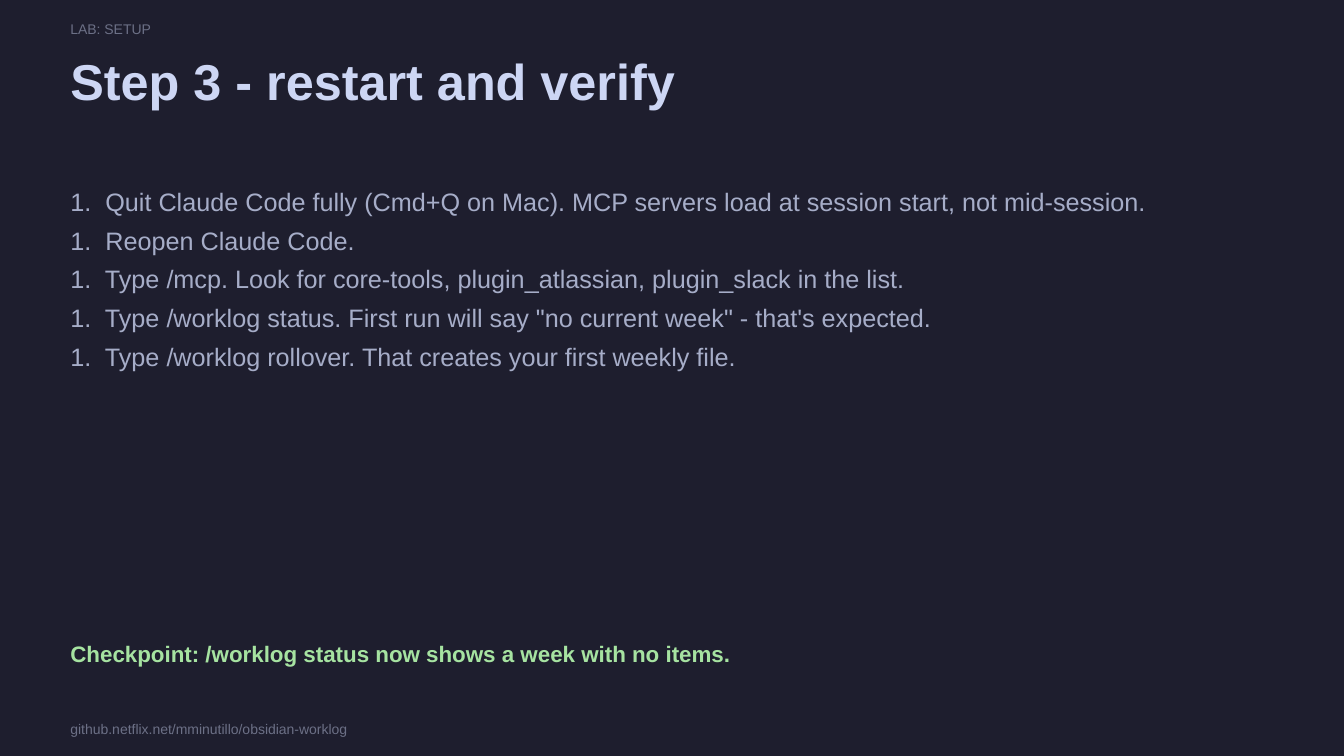
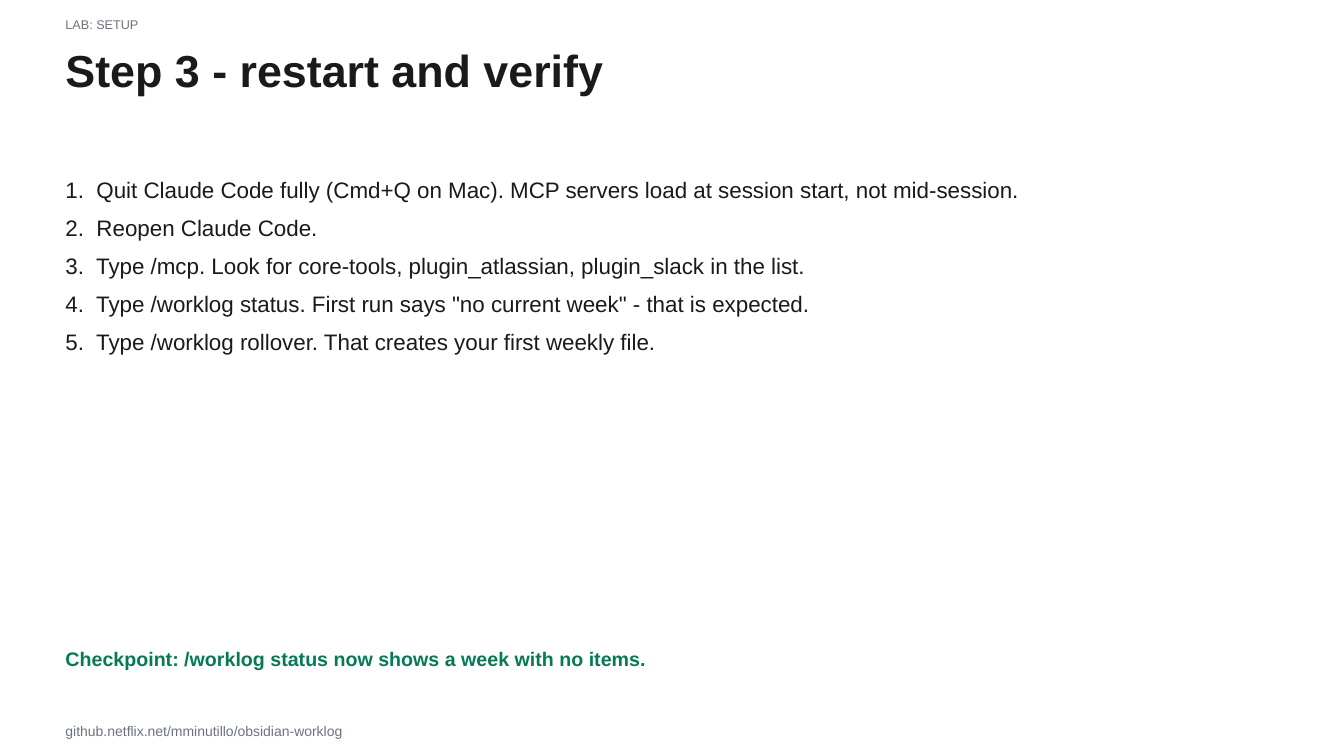
Before and after one commit to menottim/obsidian-worklog, a slide deck: slide 16 of presentation/netflix-workshop.pptx. Drawn at 1344x756 pixels with LibreOffice and Linux fonts; fonts in the diff are those of the drawing. Boxes give left, top, right and bottom in pixels: in the first picture for what was removed or moved away, otherwise in the second. Text is boxed around its words. In the diff, an @@ line names an element or a change of style, - is before the commit and + after.

```diff
--- a/presentation/netflix-workshop.pptx
+++ b/presentation/netflix-workshop.pptx
@@ rectangle removed at box(0, 0, 1344, 756) @@
@@ text "LAB: SETUP" at box(65, 20, 138, 29): size 10 to 9 pt, text colour #6C7086 to #6B7280 @@
@@ text "Step 3 - restart and ..." at box(65, 54, 602, 96): size 36 to 32 pt, text colour #CDD6F4 to #1A1A1A @@
@@ text "1. Quit Claude Code fully ...": place and size @@
-text "1. Quit Claude Code fully ..." at box(70, 193, 1145, 371)
+text "1. Quit Claude Code fully ..." at box(65, 181, 1018, 355)
@@ text at box(65, 181, 1018, 203): size 18 to 16 pt, text colour #A6ADC8 to #1A1A1A in "1. Quit Claude Code fully (Cmd+Q on ..."; more space between paragraphs @@
@@ text at box(65, 219, 809, 355): text changed; size 18 to 16 pt; text colour #A6ADC8 to #1A1A1A @@
-1. Reopen Claude Code.
-1. Type /mcp. Look for core-tools, plugin_atlassian, plugin_slack in the list.
-1. Type /worklog status. First run will say "no current week" - that's expected.
-1. Type /worklog rollover. That creates your first weekly file.
+2. Reopen Claude Code.
+3. Type /mcp. Look for core-tools, plugin_atlassian, plugin_slack in the list.
+4. Type /worklog status. First run says "no current week" - that is expected.
+5. Type /worklog rollover. That creates your first weekly file.
@@ text "Checkpoint: /worklog status now shows ..." at box(65, 651, 646, 670): size 16 to 14 pt, text colour #A6E3A1 to #057A55 @@
@@ text "github.netflix.net/mminutillo/obsidian-worklog" at box(65, 726, 342, 739): text colour #6C7086 to #6B7280 @@
```
Also in this commit, not shown: 25 other slides changed, 1 other file.
